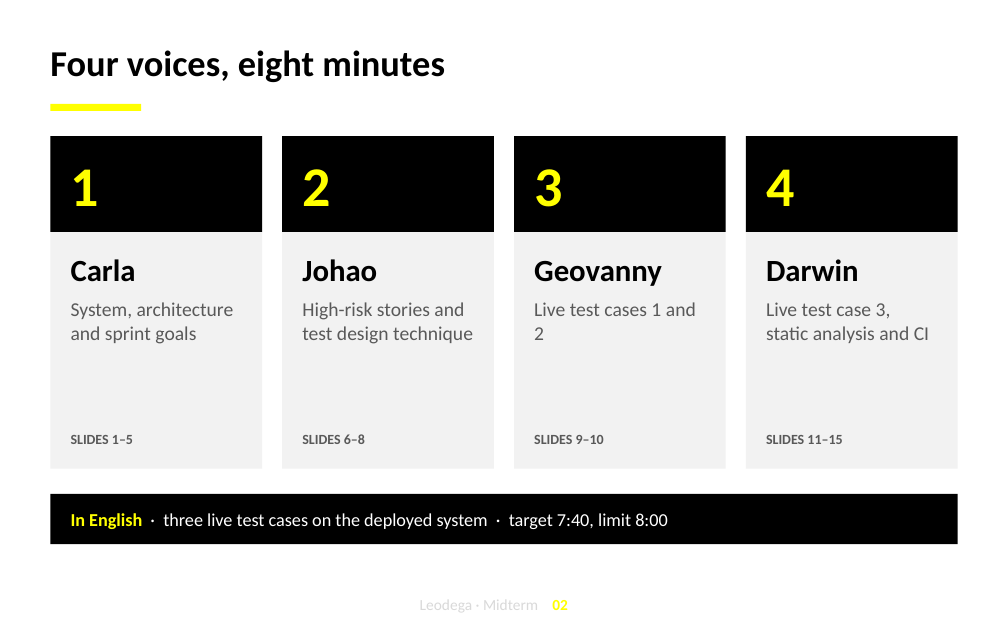
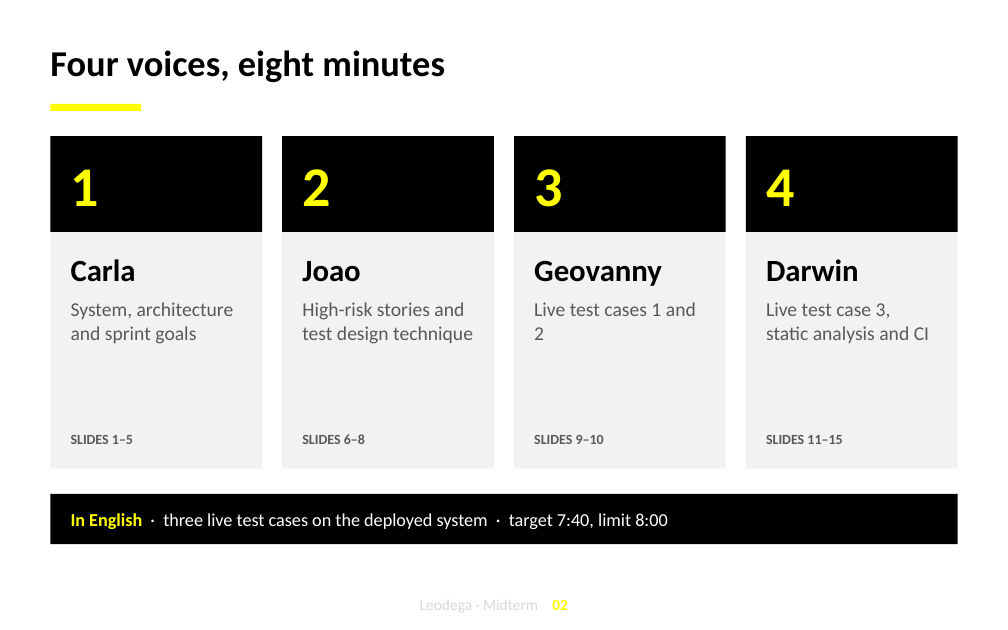
Before and after one commit to Darwin4050E/DocumentacionLeodegaIS2, a slide deck: slide 2 of slides-design/leodega-midterm-deck.pptx. Drawn at 1008x630 pixels with LibreOffice and Linux fonts; fonts in the diff are those of the drawing; background and template pictures are left out. Boxes give left, top, right and bottom in pixels: in the first picture for what was removed or moved away, otherwise in the second. Text is boxed around its words. In the diff, an @@ line names an element or a change of style, - is before the commit and + after.

```diff
--- a/slides-design/leodega-midterm-deck.pptx
+++ b/slides-design/leodega-midterm-deck.pptx
@@ text at (x1=302, y1=261, x2=360, y2=282): text changed @@
-Johao
+Joao
```
Also in this commit, not shown: 3 other slides changed, 9 other files.
